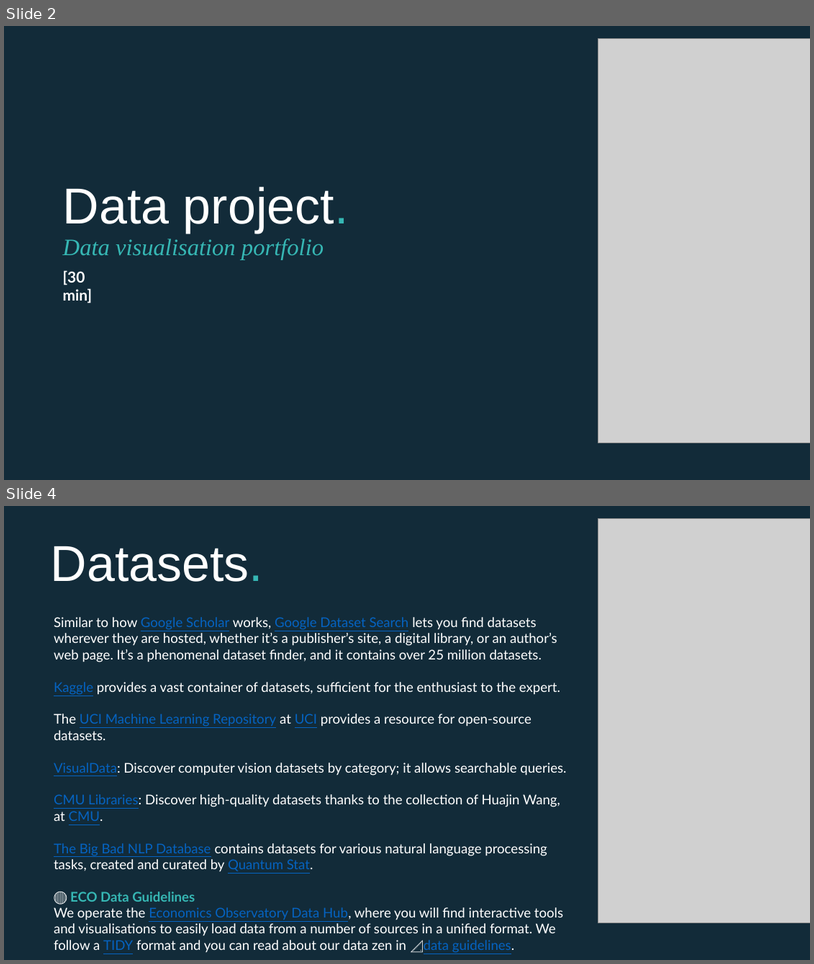
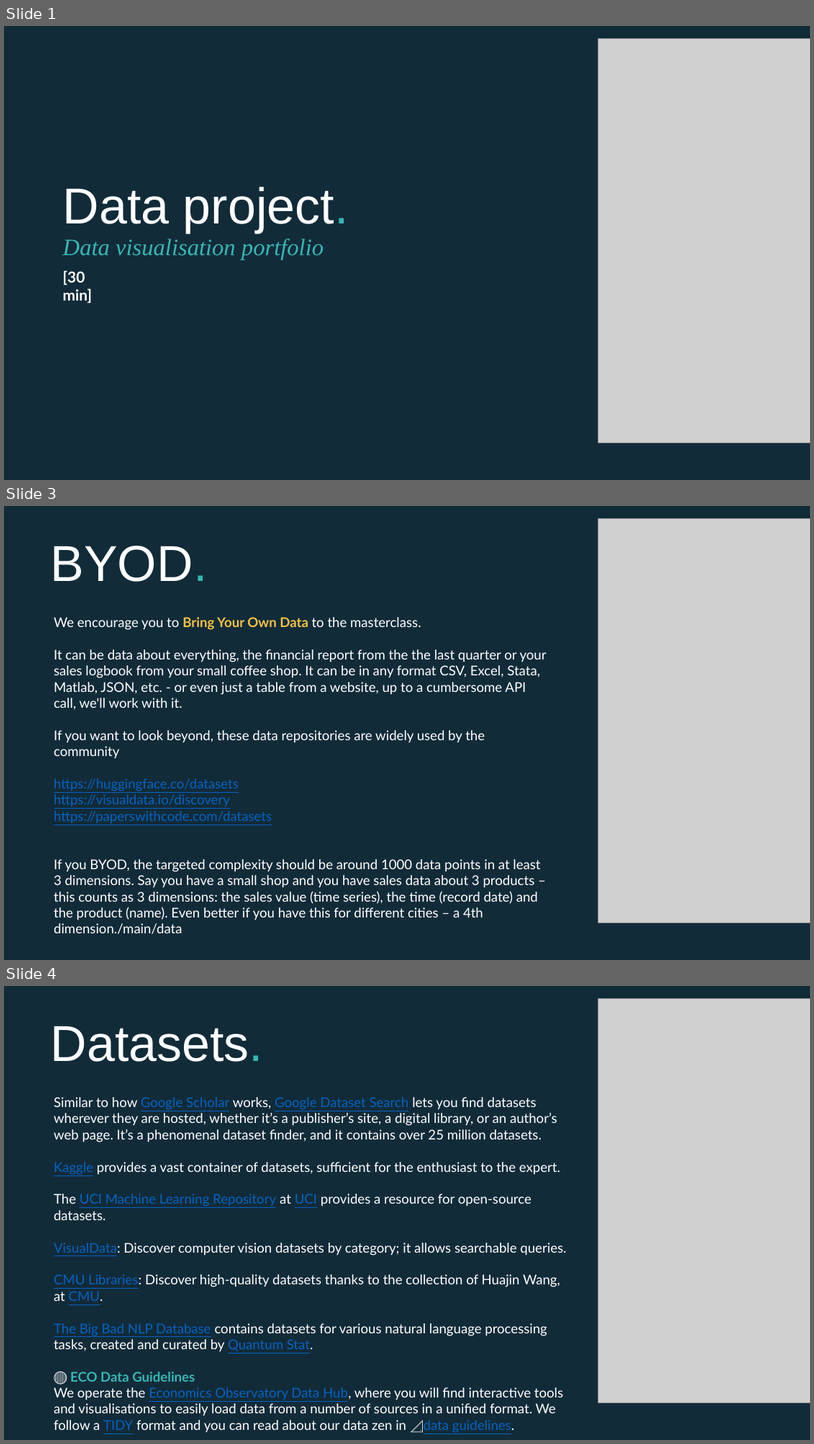
Before and after one commit to FM-ds/courses, a slide deck: data/DSPP_Project.pptx. Shown one above the other, each under a label of ours: slides 2 and 4 before the commit, slides 1, 3 and 4 after it; the slides between them are not shown. The pictures are 814x964 and 814x1444 pixels, drawn with LibreOffice and Linux fonts; fonts in the diff are those of the drawing; grey boxes stand for pictures. Boxes give left, top, right and bottom in pixels: in the first picture for what was removed or moved away, otherwise in the second. Text is boxed around its words. In the diff, an @@ line names an element or a change of style, - is before the commit and + after.

```diff
--- a/data/DSPP_Project.pptx
+++ b/data/DSPP_Project.pptx
@@ slide 3 added at (4, 506, 810, 960), background #122B39 @@
@@ picture added at (598, 518, 810, 922) @@
@@ title added at (51, 546, 208, 582), 60 pt, text #FFFFFF @@
+BYOD.
@@ text added at (54, 617, 547, 934), 16 pt, text #FFFFFF @@
+We encourage you to Bring Your Own Data to the masterclass.
+It can be data about everything, the financial report from the the last quarter or your sales logbook from your small coffee shop. It can be in any format CSV, Excel, Stata, Matlab, JSON, etc. - or even just a table from a website, up to a cumbersome API call, we'll work with it.
+If you want to look beyond, these data repositories are widely used by the community
+https://huggingface.co/datasets
+https://visualdata.io/discovery
+https://paperswithcode.com/datasets
+If you BYOD, the targeted complexity should be around 1000 data points in at least 3 dimensions. Say you have a small shop and you have sales data about 3 products – this counts as 3 dimensions: the sales value (time series), the time (record date) and the product (name). Even better if you have this for different cities – a 4th dimension./main/data
@@ what was slide 2 is now slide 1 @@
```
Also in this commit, not shown: 1 other slide added, 1 slide removed.
